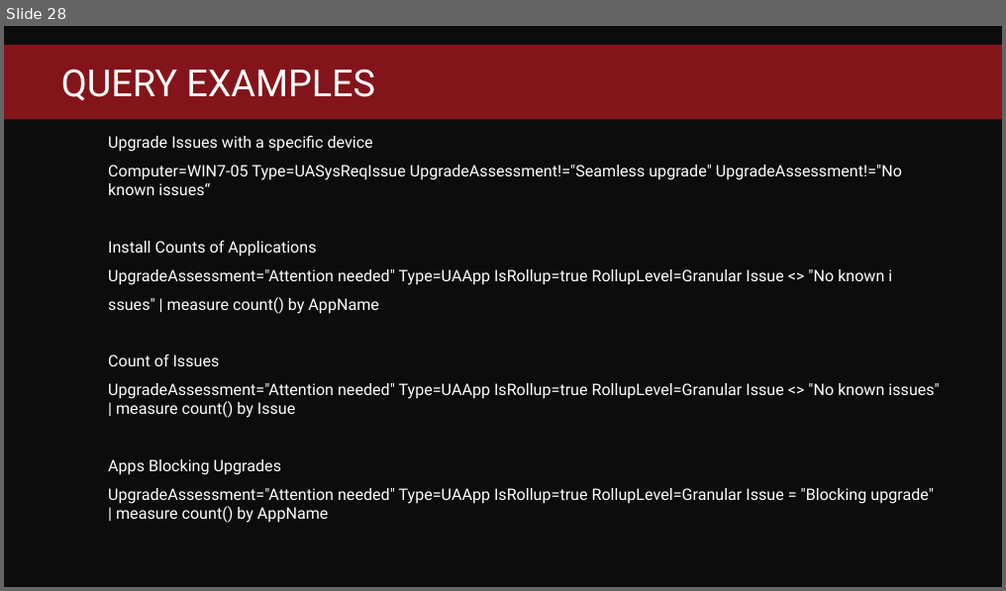
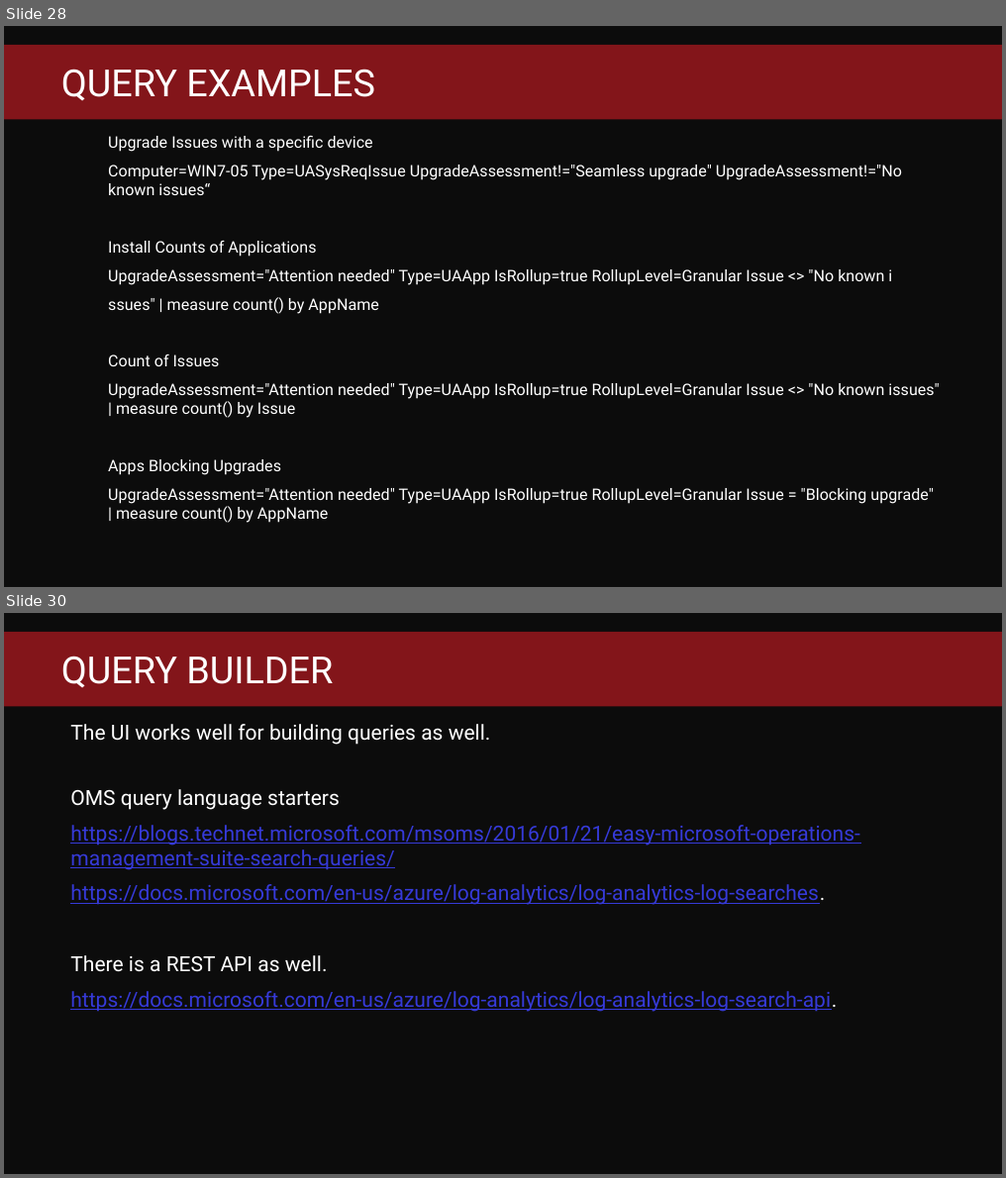
Before and after one commit to fredbainbridge/WindowsUpgradeReadiness, a slide deck: MMS 2017 - Windows Upgrade Readiness.pptx. Shown one above the other, each under a label of ours: slide 28 before the commit, slides 28 and 30 after it; the slides between them are not shown. The pictures are 1006x591 and 1006x1178 pixels, drawn with LibreOffice and Linux fonts; fonts in the diff are those of the drawing; background and template pictures are left out. Boxes give left, top, right and bottom in pixels: in the first picture for what was removed or moved away, otherwise in the second. Text is boxed around its words. In the diff, an @@ line names an element or a change of style, - is before the commit and + after.

```diff
--- a/MMS 2017 - Windows Upgrade Readiness.pptx
+++ b/MMS 2017 - Windows Upgrade Readiness.pptx
@@ slide 30 added at (4,613,1002,1174), background #0C0C0C; not listed: 1 template element that a slide beside it also shows @@
@@ title added at (61,656,333,688), 36 pt, text #FFFFFF @@
+QUERY BUILDER
@@ text added at (70,724,860,1012), 20 pt, text #363AD9, underline @@
+The UI works well for building queries as well.
+OMS query language starters
+https://blogs.technet.microsoft.com/msoms/2016/01/21/easy-microsoft-operations-management-suite-search-queries/
+https://docs.microsoft.com/en-us/azure/log-analytics/log-analytics-log-searches.
+There is a REST API as well.
+https://docs.microsoft.com/en-us/azure/log-analytics/log-analytics-log-search-api.
```
Also in this commit, not shown: 9 slides changed.
